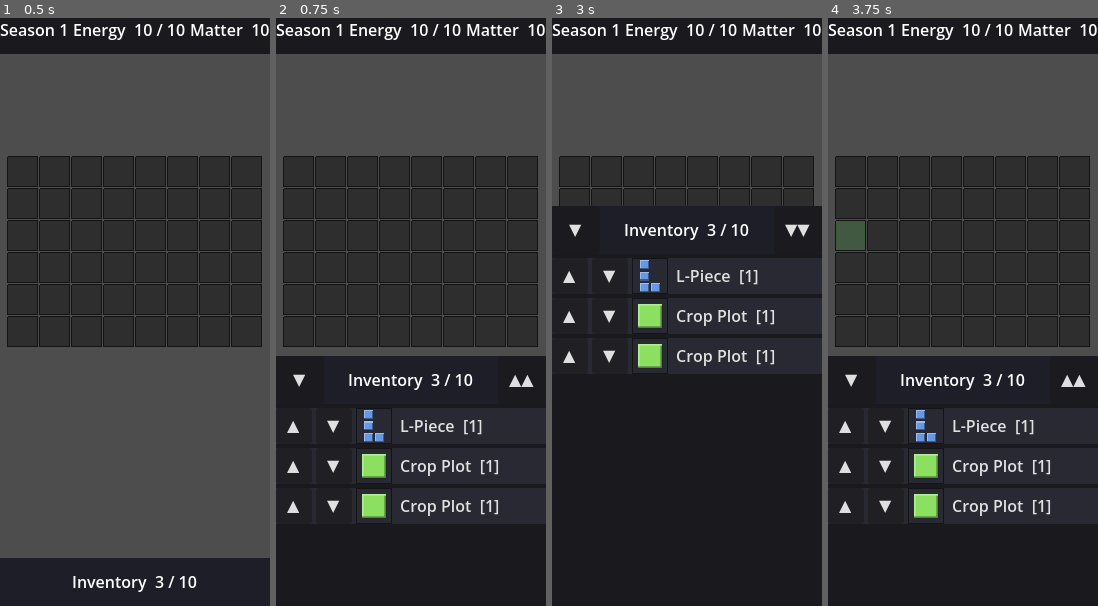
Above: before the commit, frames 1-4 (left to right).
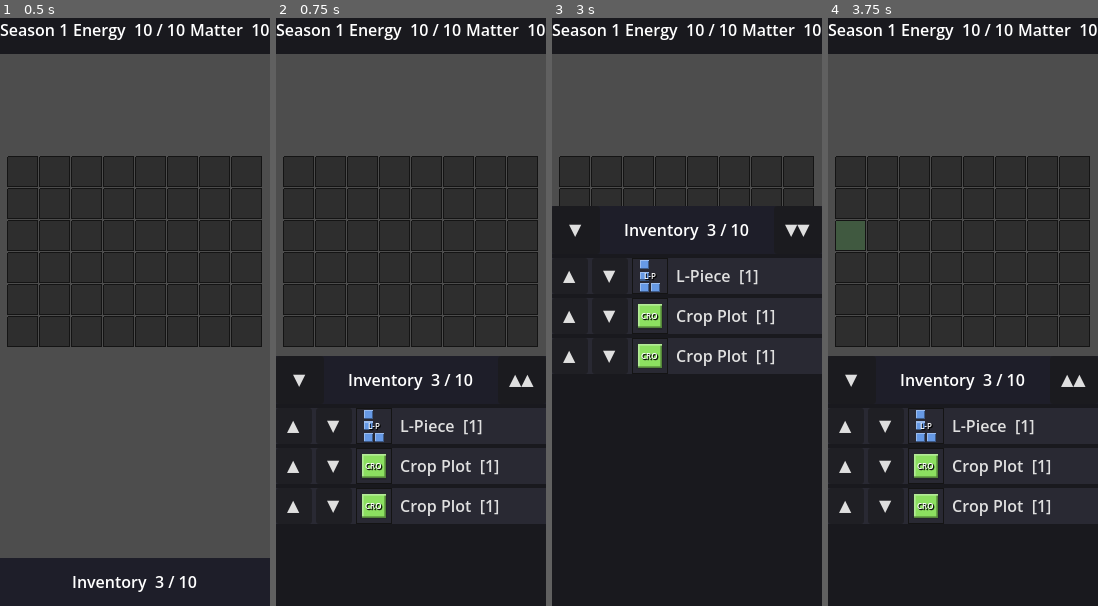
Above: after the commit, the same moments.

Repository: Kirkules/exofarm-vibe
Game: Godot game, scene res://scenes/game/game.tscn
Two runs of this game, one before a commit and one after it. Both use one fixed random seed, a clock stepped at 60 frames per second and the inputs below.
Inputs:
- Up to frame 1 (0.5 s): no input
- Up to frame 2 (0.75 s): click "Inventory 3 / 10" at 0.5 s
- Up to frame 3 (3 s): click "▼" at 1.25 s; click "Inventory 3 / 10" at 2 s; click "▲▲" at 2.75 s
- Up to frame 4 (3.75 s): click "▼" at 3.5 s

Frame 1 is identical in both runs. In frame 2, 0.2% of the frame differs, in the area x 32-40%, y 68-84%; in frame 3, 0.2%, in the area x 32-40%, y 43-59%; in frame 4, 0.2%.

Commit message:
Add short labels to piece sprites (held, placed, and inventory icon)
PieceShape gains a label field (optional override) and get_label(hint)
which auto-derives from the first 3 characters of the item display name
when no override is set. Labels are propagated through all rotation and
centering transforms.

Labels render as 8px white text with a 1px drop shadow:
- On the held sprite (follows the origin cell while dragging)
- On placed pieces (Label child of each Sprite2D, rendering on top)
- On inventory row icons (Label overlay on the icon button)

Placed piece labels use Label children rather than draw_string() in
_draw() to ensure they render above the sprite texture.

Co-Authored-By: Claude Sonnet 4.6 <noreply@anthropic.com>

Diff:
--- a/scenes/game/game.gd
+++ b/scenes/game/game.gd
@@ -55,6 +55,8 @@
 func _on_piece_picked_up_from_grid(piece_id: int, _shape: PieceShape) -> void:
 	_held_item = _placed_items.get(piece_id, null)
 	_placed_items.erase(piece_id)
+	if _held_item:
+		farm_grid.set_held_hint(_held_item.display_name)
 
 func _on_piece_placed_on_grid(piece_id: int) -> void:
 	if _held_item:
--- a/scenes/game/grid/farm_grid.gd
+++ b/scenes/game/grid/farm_grid.gd
@@ -85,8 +85,11 @@
 	get: return _pending_input != InputSource.NONE
 
 # Sprites: one per placed piece, plus one that follows the cursor while holding.
-var _piece_sprites: Dictionary = {}  # piece_id -> Sprite2D
-var _held_sprite:       Sprite2D    = null
+var _piece_sprites:      Dictionary = {}  # piece_id -> Sprite2D
+var _piece_label_hints:  Dictionary = {}  # piece_id -> String (display name for label)
+var _held_sprite:        Sprite2D   = null
+var _held_label:         Label      = null
+var _held_label_hint:    String     = ""
 # Dedicated CanvasLayer above all UI so the dragged sprite renders on top.
 var _held_sprite_layer: CanvasLayer = null
 
@@ -116,6 +119,19 @@
 	_held_sprite.visible = false
 	_held_sprite.texture_filter = CanvasItem.TEXTURE_FILTER_NEAREST
 	_held_sprite_layer.add_child(_held_sprite)
+
+	_held_label = Label.new()
+	_held_label.size = Vector2(CELL_SIZE, CELL_SIZE)
+	_held_label.horizontal_alignment = HORIZONTAL_ALIGNMENT_CENTER
+	_held_label.vertical_alignment = VERTICAL_ALIGNMENT_CENTER
+	_held_label.mouse_filter = Control.MOUSE_FILTER_IGNORE
+	_held_label.visible = false
+	_held_label.add_theme_font_size_override("font_size", 8)
+	_held_label.add_theme_color_override("font_color", Color.WHITE)
+	_held_label.add_theme_color_override("font_shadow_color", Color(0.0, 0.0, 0.0, 0.85))
+	_held_label.add_theme_constant_override("shadow_offset_x", 1)
+	_held_label.add_theme_constant_override("shadow_offset_y", 1)
+	_held_sprite_layer.add_child(_held_label)
 
 func _process(delta: float) -> void:
 	if _pending_input == InputSource.NONE:
@@ -336,21 +352,27 @@
 				_held_origin       = HeldOrigin.GRID
 				_held_origin_cell  = Vector2i(info["row"], info["col"])
 				_held_origin_shape = shape
+				_held_label_hint   = _piece_label_hints.get(val, "")
 				_drag_source    = _pending_input
 				_drag_touch_idx = _pending_touch_idx
 				_held_sprite.texture = PieceSpriteGenerator.generate(shape, shape.color)
 				_held_sprite.visible = true
+				_held_label.text    = shape.get_label(_held_label_hint)
+				_held_label.visible = true
 				_update_held_sprite_pos()
 				emit_signal("piece_picked_up_from_grid", val, shape)
 		PendingSource.INVENTORY:
 			if _pending_inv_item != null:
 				var shape: PieceShape = _pending_inv_item.data
-				_held_shape  = shape
-				_held_origin = HeldOrigin.INVENTORY
+				_held_shape      = shape
+				_held_origin     = HeldOrigin.INVENTORY
+				_held_label_hint = _pending_inv_item.display_name
 				_drag_source    = _pending_input
 				_drag_touch_idx = _pending_touch_idx
 				_held_sprite.texture = PieceSpriteGenerator.generate(shape, shape.color)
 				_held_sprite.visible = true
+				_held_label.text    = shape.get_label(_held_label_hint)
+				_held_label.visible = true
 				_update_held_sprite_pos()
 				emit_signal("inventory_item_pickup_confirmed", _pending_inv_item)
 
@@ -382,8 +404,11 @@
 			var shape_to_place: PieceShape = _held_shape
 			var piece_id: int = grid_data.place_piece(shape_to_place, cell.x, cell.y)
 			if piece_id != -1:
+				_piece_label_hints[piece_id] = _held_label_hint
 				_held_shape = null
 				_held_sprite.visible = false
+				_held_label.visible  = false
+				_held_label_hint     = ""
 				_create_piece_sprite(piece_id, shape_to_place, cell)
 				_clear_held_origin()
 				emit_signal("piece_placed_on_grid", piece_id)
@@ -394,6 +419,8 @@
 		var shape: PieceShape = _held_shape
 		_held_shape = null
 		_held_sprite.visible = false
+		_held_label.visible  = false
+		_held_label_hint     = ""
 		_clear_held_origin()
 		emit_signal("piece_hold_cancelled", shape)
 		queue_redraw()
@@ -404,10 +431,14 @@
 func _return_held_to_grid() -> void:
 	var shape: PieceShape  = _held_origin_shape
 	var cell: Vector2i     = _held_origin_cell
-	_held_shape = null
+	var hint: String       = _held_label_hint
+	_held_shape          = null
 	_held_sprite.visible = false
+	_held_label.visible  = false
+	_held_label_hint     = ""
 	var piece_id: int = grid_data.place_piece(shape, cell.x, cell.y)
 	if piece_id != -1:
+		_piece_label_hints[piece_id] = hint
 		_create_piece_sprite(piece_id, shape, cell)
 		_clear_held_origin()
 		emit_signal("piece_returned_to_grid", piece_id)
@@ -445,12 +476,15 @@
 # ---------------------------------------------------------------------------
 
 ## Begin holding a piece (programmatic — skips threshold). Treats origin as inventory.
-func hold_piece(shape: PieceShape) -> void:
-	_held_shape  = shape
-	_held_origin = HeldOrigin.INVENTORY
-	_drag_source = InputSource.NONE
+func hold_piece(shape: PieceShape, hint: String = "") -> void:
+	_held_shape      = shape
+	_held_origin     = HeldOrigin.INVENTORY
+	_held_label_hint = hint
+	_drag_source     = InputSource.NONE
 	_held_sprite.texture = PieceSpriteGenerator.generate(shape, shape.color)
 	_held_sprite.visible = true
+	_held_label.text    = shape.get_label(hint)
+	_held_label.visible = true
 	_update_held_sprite_pos()
 	queue_redraw()
 
@@ -485,13 +519,22 @@
 ## Does not emit any signal; caller is responsible for disposing the shape.
 func cancel_hold() -> PieceShape:
 	var shape: PieceShape = _held_shape
-	_held_shape     = null
-	_drag_source    = InputSource.NONE
-	_drag_touch_idx = -1
+	_held_shape          = null
+	_drag_source         = InputSource.NONE
+	_drag_touch_idx      = -1
 	_held_sprite.visible = false
+	_held_label.visible  = false
+	_held_label_hint     = ""
 	_clear_held_origin()
 	queue_redraw()
 	return shape
+
+## Update the display name hint for the currently held piece.
+## Called by game.gd after piece_picked_up_from_grid to supply the item name.
+func set_held_hint(hint: String) -> void:
+	_held_label_hint = hint
+	if _held_label and _held_shape:
+		_held_label.text = _held_shape.get_label(_held_label_hint)
 
 ## Provide the inventory panel Control so drop detection can test sprite overlap.
 func set_inventory_control(c: Control) -> void:
@@ -511,8 +554,10 @@
 	# The held sprite lives on a CanvasLayer whose coordinate space is viewport
 	# pixels. Use _cursor_screen_pos (raw event.position) directly — no
 	# scene-transform conversion needed.
-	_held_sprite.position = _effective_cursor_screen_pos() \
-		+ PieceSpriteGenerator.origin_offset(_held_shape)
+	var origin: Vector2 = _effective_cursor_screen_pos()
+	_held_sprite.position = origin + PieceSpriteGenerator.origin_offset(_held_shape)
+	# Label sits over the origin cell (top-left = cursor pos); size matches one cell.
+	_held_label.position = origin
 
 func _create_piece_sprite(piece_id: int, shape: PieceShape, origin_cell: Vector2i) -> void:
 	var sprite: Sprite2D = Sprite2D.new()
@@ -524,6 +569,24 @@
 		(origin_cell.y + bb.position.y - 1) * CELL_SIZE,
 		(origin_cell.x + bb.position.x - 1) * CELL_SIZE
 	)
+	# Label sits over the origin cell (offset 0,0) within the sprite's local space.
+	var hint: String = _piece_label_hints.get(piece_id, "")
+	var text: String = shape.get_label(hint)
+	if not text.is_empty():
+		var lbl: Label = Label.new()
+		lbl.text = text
+		# Position label at the origin cell's top-left within sprite-local coords.
+		lbl.position = Vector2(-bb.position.y, -bb.position.x) * CELL_SIZE
+		lbl.size = Vector2(CELL_SIZE, CELL_SIZE)
+		lbl.horizontal_alignment = HORIZONTAL_ALIGNMENT_CENTER
+		lbl.vertical_alignment = VERTICAL_ALIGNMENT_CENTER
+		lbl.mouse_filter = Control.MOUSE_FILTER_IGNORE
+		lbl.add_theme_font_size_override("font_size", 8)
+		lbl.add_theme_color_override("font_color", Color.WHITE)
+		lbl.add_theme_color_override("font_shadow_color", Color(0.0, 0.0, 0.0, 0.85))
+		lbl.add_theme_constant_override("shadow_offset_x", 1)
+		lbl.add_theme_constant_override("shadow_offset_y", 1)
+		sprite.add_child(lbl)
 	add_child(sprite)
 	_piece_sprites[piece_id] = sprite
 
@@ -531,6 +594,7 @@
 	if _piece_sprites.has(piece_id):
 		_piece_sprites[piece_id].queue_free()
 		_piece_sprites.erase(piece_id)
+	_piece_label_hints.erase(piece_id)
 
 # ---------------------------------------------------------------------------
 # Helpers
--- a/scenes/game/ui/inventory_ui.gd
+++ b/scenes/game/ui/inventory_ui.gd
@@ -226,6 +226,18 @@
 		icon.texture_filter = CanvasItem.TEXTURE_FILTER_NEAREST
 		icon.mouse_filter = Control.MOUSE_FILTER_IGNORE
 		icon_btn.add_child(icon)
+		var icon_label: Label = Label.new()
+		icon_label.text = (item.data as PieceShape).get_label(item.display_name)
+		icon_label.set_anchors_and_offsets_preset(Control.PRESET_FULL_RECT)
+		icon_label.horizontal_alignment = HORIZONTAL_ALIGNMENT_CENTER
+		icon_label.vertical_alignment = VERTICAL_ALIGNMENT_CENTER
+		icon_label.mouse_filter = Control.MOUSE_FILTER_IGNORE
+		icon_label.add_theme_font_size_override("font_size", 8)
+		icon_label.add_theme_color_override("font_color", Color.WHITE)
+		icon_label.add_theme_color_override("font_shadow_color", Color(0.0, 0.0, 0.0, 0.85))
+		icon_label.add_theme_constant_override("shadow_offset_x", 1)
+		icon_label.add_theme_constant_override("shadow_offset_y", 1)
+		icon_btn.add_child(icon_label)
 
 	var lbl: Button = Button.new()
 	lbl.text = "%s  [%d]" % [item.display_name, item.slot_size]
--- a/scripts/grid/piece_shape.gd
+++ b/scripts/grid/piece_shape.gd
@@ -17,6 +17,18 @@
 ## Manhattan-distance radius of this piece's field of effect.
 ## 0 = no effect overlay. Used by FarmGrid to draw coverage highlights.
 @export var effect_range: int = 0
+## Short display label shown on the piece sprite and inventory icon.
+## Leave empty to auto-derive from the first 3 characters of the item's display name.
+@export var label: String = ""
+
+## Returns the label to display. If label is non-empty it is returned as-is;
+## otherwise the first 3 characters of hint are uppercased and returned.
+func get_label(hint: String = "") -> String:
+	if not label.is_empty():
+		return label
+	if not hint.is_empty():
+		return hint.left(3).to_upper()
+	return ""
 
 ## Returns the number of cells this piece occupies.
 func get_cell_count() -> int:
@@ -33,6 +45,7 @@
 	shape.offsets = new_offsets
 	shape.color = color
 	shape.effect_range = effect_range
+	shape.label = label
 	return shape
 
 ## Returns a new PieceShape rotated 90 degrees counter-clockwise around the origin.
@@ -45,6 +58,7 @@
 	shape.offsets = new_offsets
 	shape.color = color
 	shape.effect_range = effect_range
+	shape.label = label
 	return shape
 
 ## Returns all 4 clockwise rotation states starting from this shape.
@@ -86,6 +100,7 @@
 	shape.offsets = new_offsets
 	shape.color = color
 	shape.effect_range = effect_range
+	shape.label = label
 	return shape
 
 ## Returns the bounding rect of this shape as Rect2i(min_row, min_col, height, width).
